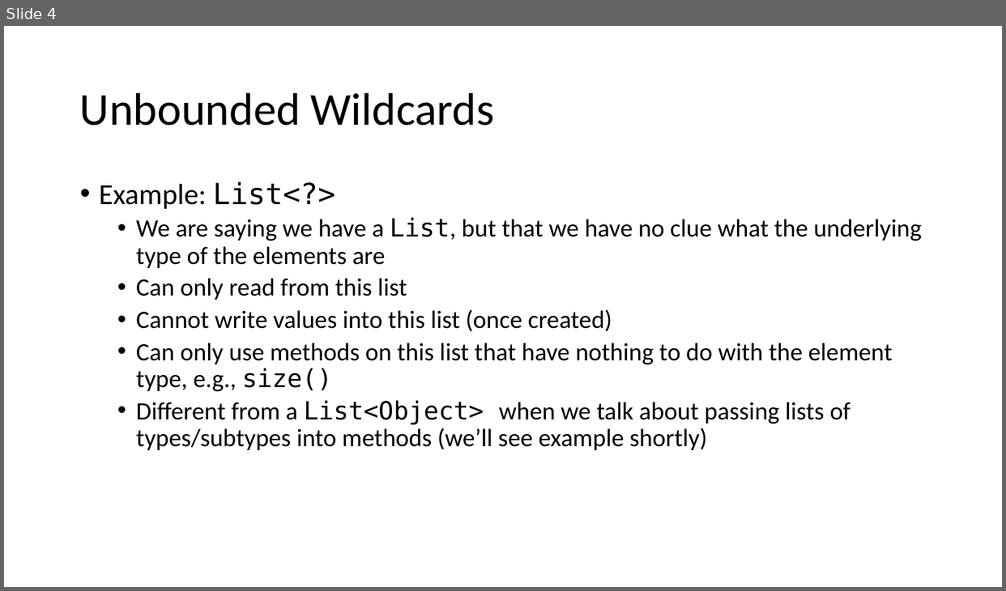
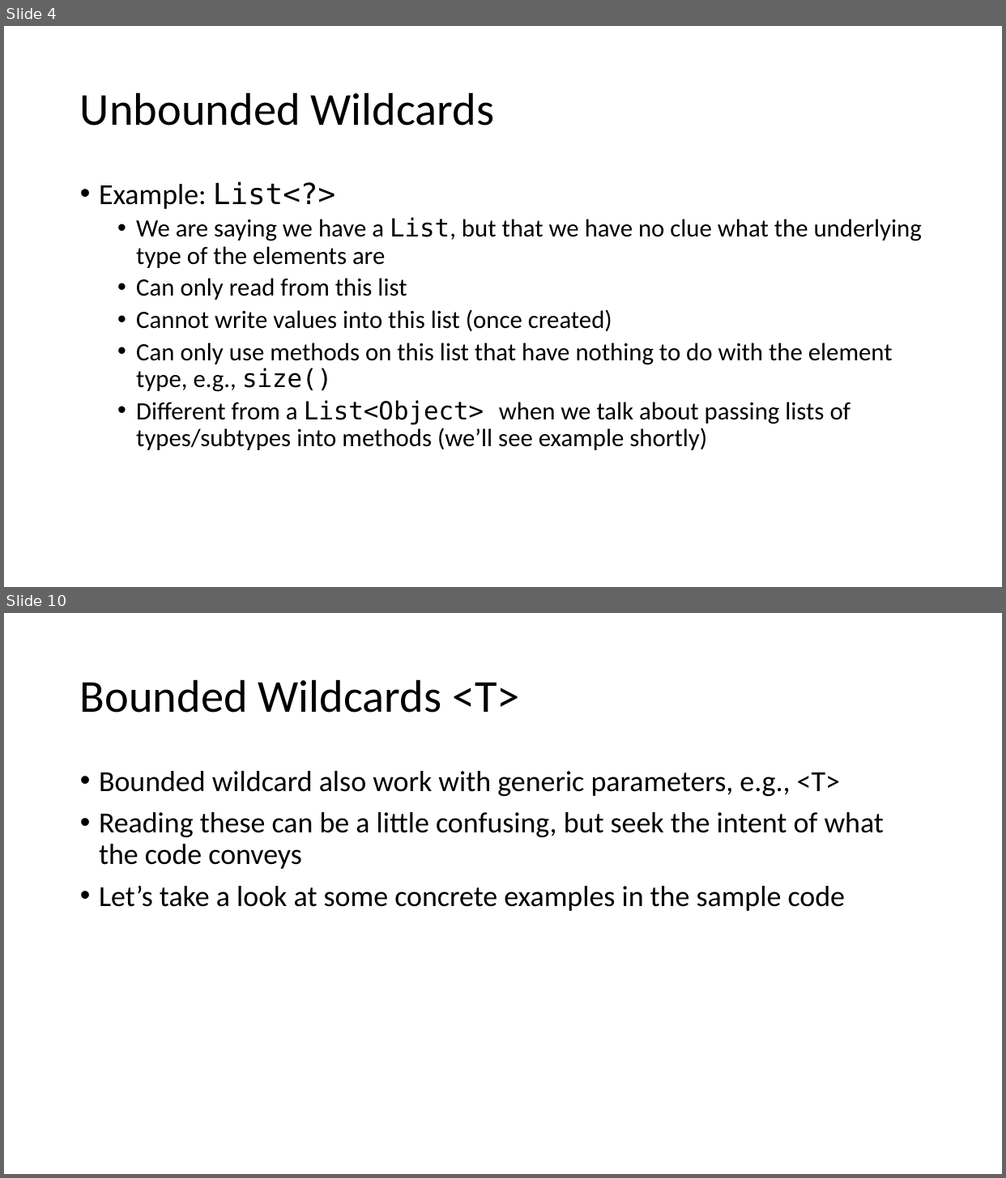
Before and after one commit to jpuopolo-wit/comp1050-lectures, a slide deck: generics-wildcards.pptx. Shown one above the other, each under a label of ours: slide 4 before the commit, slides 4 and 10 after it; the slides between them are not shown. The pictures are 1006x591 and 1006x1178 pixels, drawn with LibreOffice and Linux fonts; fonts in the diff are those of the drawing. Boxes give left, top, right and bottom in pixels: in the first picture for what was removed or moved away, otherwise in the second. Text is boxed around its words. In the diff, an @@ line names an element or a change of style, - is before the commit and + after.

```diff
--- a/generics-wildcards.pptx
+++ b/generics-wildcards.pptx
@@ slide 10 added at (4,613,1002,1174), background #FFFFFF @@
@@ title added at (80,679,520,713), 44 pt, text #000000 @@
+Bounded Wildcards <T>
@@ text added at (99,771,884,911), 28 pt, text #000000 @@
+• Bounded wildcard also work with generic parameters, e.g., <T>
+• Reading these can be a little confusing, but seek the intent of what the code conveys
+• Let’s take a look at some concrete examples in the sample code
```
Also in this commit, not shown: 6 other slides added.
